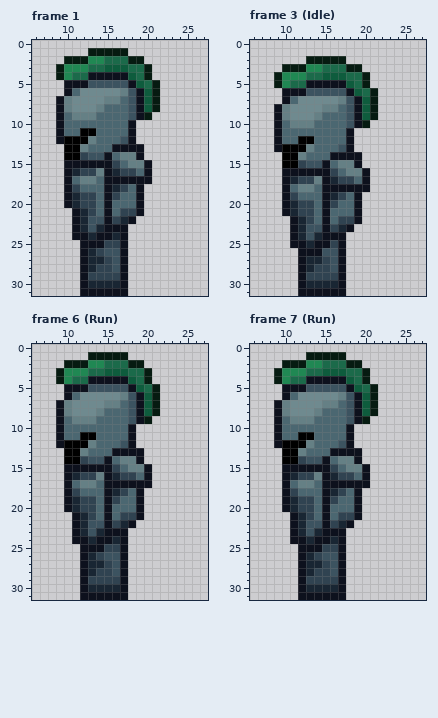
Edited in one commit: pixel-art file (Aseprite/Characters/PlayerCharacter_Side_BaseSprite.aseprite). Above, as it was before the edit.
32x32 pixels, 11 frames. Shown: frame 1: x 6..27, y 0..31; frame 3 (Idle): x 6..27, y 0..31; frame 6 (Run): x 6..27, y 0..31; frame 7 (Run): x 6..27, y 0..31. The commit also changed other frames, which this record leaves out.
Now the later version:
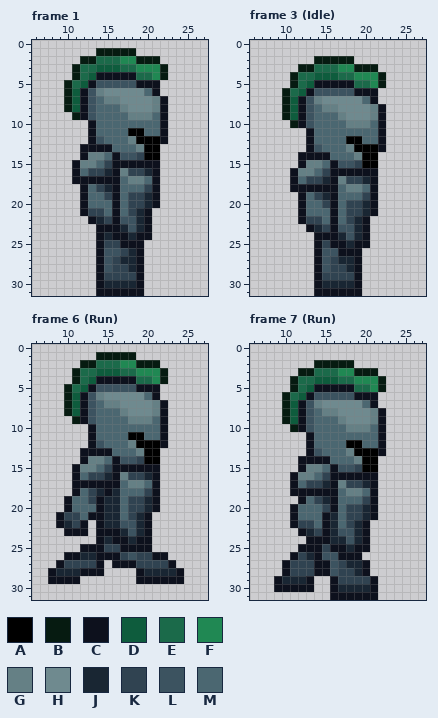
Palette (. is transparent): A #000000  B #061b11  C #0d111d  D #0e5c3d  E #1b6a4a  F #208853  G #658085  H #6f8a8f  J #192633  K #304351  L #3c5360  M #4b6771
Commit: Started side run animation Started side run animation, still very bad
Diff:
Changed rows in their new state; - is an unchanged pixel.
Frame 1:
first column x 9:
 1 ----.----B----
 2 -..-BE--FF-BB-
 3 ..BE-D--E-FFFB
 4 ..B-D----C-EFB
 5 -BEDC----LCCC-
 6 -BDCLG--HHHMC-
 7 .BDCLM--HHHHGC
 8 .BDCLM--GHHHGC
 9 ..BCL----GGGMC
10 ....C----MMMMC
11 ....C----AAMMC
12 ....CL--MGAAAC
13 -..CCCCMMMGAA-
14 -..CGGMCLLKAA-
15 -.-GGMKCCCC-C-
16 -.CM-KJCG-KJC-
17 -.CCCC--MGGMC-
18 -..C-KJCM-MKC-
19 -..CM-KC-KKJC-
20 -..CM-MC-KKJC-
21 --.C-KMCM-JC--
22 --..CJKCLLJC--
23 --...C--JLJC--
24 --...-JC-JCC--
25 ---..----CC---
26 ---..C--KJC---
27 ---..CLKJJC---
28 ---..CLKKJC---
29 ---..C--KKC---
30 ---..C--JJC---
31 ---..----CC---
Frame 3 (Idle):
first column x 9:
 2 ----.----B----
 3 -..-BE--FF-BB-
 4 ..BE-D--E-FFFB
 5 ..B-D----C-EFB
 6 -BEDC----LCCC-
 7 -BDCLG--HHHMC-
 8 .BDCLM--HHHHGC
 9 .BDCLM--GHHHGC
10 ..BCL----GGGMC
11 ....C----MMMMC
12 ....C----AAMMC
13 ....CL--MGAAAC
14 -..CCCCMMMGAA-
15 -..CGGMCLLKAA-
16 -.-GGMKCCCC-C-
17 -.CM-KJCG-KJC-
18 -.CCCC--MGGMC-
19 -..C-KJCM-MKC-
20 -..CM-KC-KKJC-
21 -..CM-MC-KKJC-
22 --.C-KMCM-JC--
23 --..CJKCLLJC--
24 --...C--JLJC--
25 --...-KC-JCC--
26 ---..----CC---
27 ---..CLKJJC---
28 ---..CLKKJC---
29 ---..C--KKC---
30 ---..C--JJC---
31 ---..----CC---
Frame 6 (Run):
first column x 8:
 1 -----.----B------
 2 --..-BE--FF-BB---
 3 -..BE-D--E-FFFB--
 4 -..B-D----C-EFB--
 5 --BEDC----LCCC---
 6 --BDCLG--HHHMC---
 7 -.BDCLM--HHHHGC--
 8 -.BDCLM--GHHHGC--
 9 -..BCL----GGGMC--
10 -....C----MMMMC--
11 -....C----AAMMC--
12 -....CL--MGAAAC--
13 --..CCCCMMMGAA---
14 --..CGGMCLLKAA---
15 --.-GGMKCCCC-C---
16 --.CM-KJCG-KJC---
17 --.CCCC--MGGMC---
18 --.C-KJ--M-MKC---
19 ---MM-CJJ-KKJC---
20 ---MMMCJJ-KKJC---
21 -CKKMCCJJM-JC----
22 -CJKC.CJJLLJC----
23 --C-C.C--JLJC----
24 ---...-JC-JCC----
25 ----------CCC----
26 --CCJ-CCCKLKKCC--
27 -CKKKKC.C-CKKKKC-
28 CJJJ-CC...-CJJJJC
29 CCCC......-CCCCCC
30 ----......-------
31 ----......-------
Frame 7 (Run):
first column x 9:
 1 ----.....-----
 2 -....BBBB-.---
 3 ...BB-EEFFB-B-
 4 ..B-EDDDEEFFFB
 5 -.BEDCCCC-E-FB
 6 -BEDCLLLL--CC-
 7 .BDCLGHHHHHMC-
 8 .BDCLMGGHHHHGC
 9 .BDCL---GHHHGC
10 ..BCL----GGGMC
11 ....C----MMMMC
12 ....C---MAAMMC
13 -...CL-MMGAAAC
14 -..CCC--MMGAA-
15 -..-GGMCLLKAA-
16 -.CGGMKCCCC-C-
17 -.CMKKJ-GKKJC-
18 -.CCCC-CMGGMC-
19 -..CMKJC--MKC-
20 -.CMM-KC-KKJC-
21 ---MM--JM-KJC-
22 ---KKM-JMKJC--
23 --.CJK-JLLJC--
24 --..C---JLJC--
25 -------C-JCC--
26 --CK-C---CC---
27 -CKKKCC-KJJC--
28 -CKKKCC-KKJC--
29 CJJJC..CKKKKC-
30 CCC-C..CJJJJC-
31 ---....--CCCC-
Changed places in both pictures, as pixel boxes (x1, y1, x2, y2):
changed: (56, 48, 168, 296)
changed: (274, 56, 386, 296)
changed: (48, 352, 184, 600)
changed: (274, 352, 386, 600)
